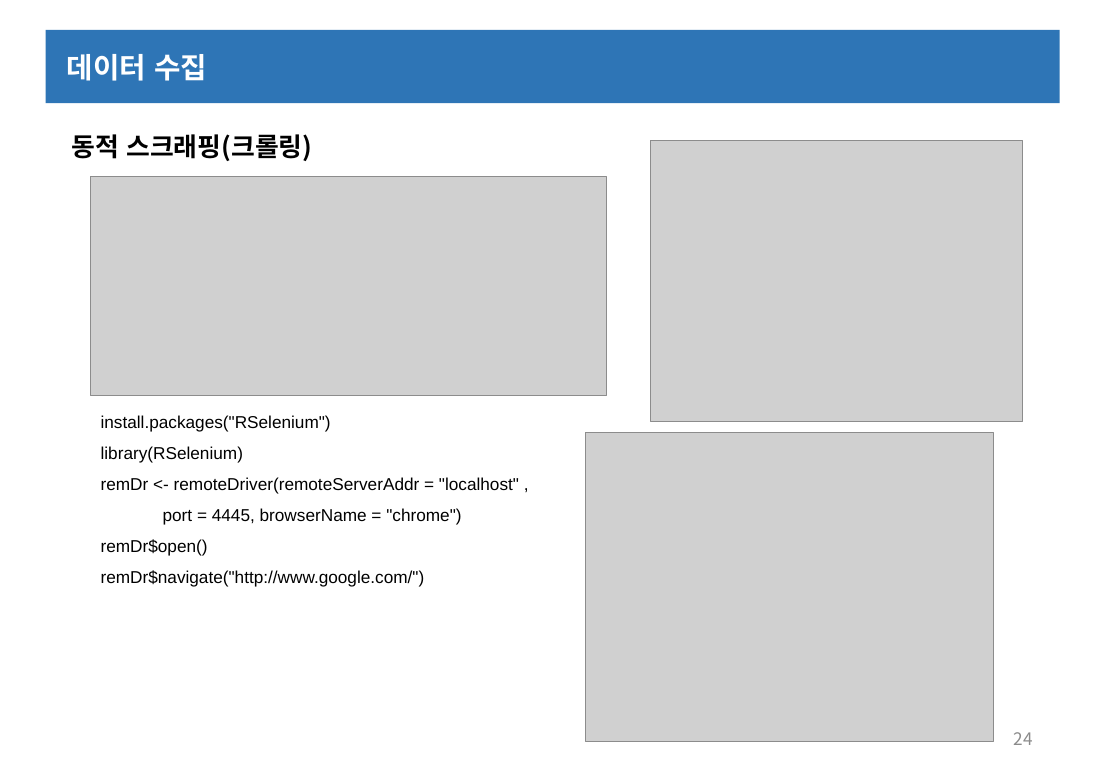
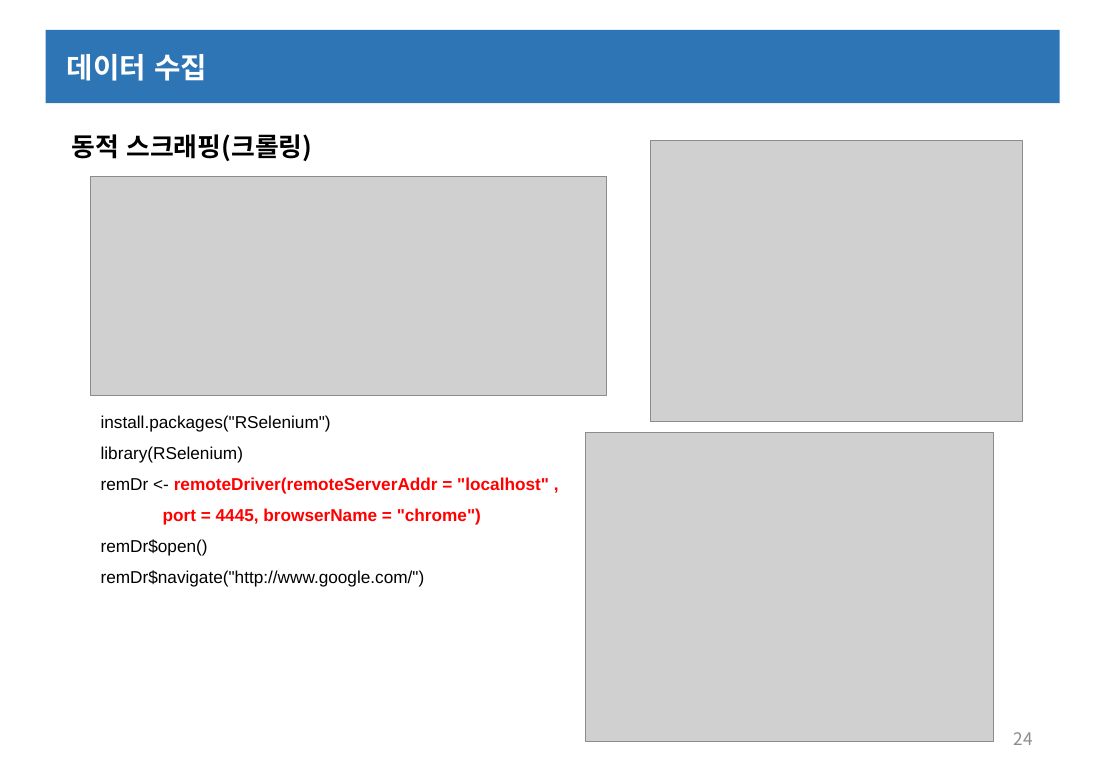
Before and after one commit to minyoungkimm/R, a slide deck: slide 24 of 9월17일/R데이터수집(동적&정적).pptx. Drawn at 1120x775 pixels with LibreOffice and Linux fonts; fonts in the diff are those of the drawing; grey boxes stand for pictures. Boxes give left, top, right and bottom in pixels: in the first picture for what was removed or moved away, otherwise in the second. Text is boxed around its words. In the diff, an @@ line names an element or a change of style, - is before the commit and + after.

```diff
--- a/9월17일/R데이터수집(동적&정적).pptx
+++ b/9월17일/R데이터수집(동적&정적).pptx
@@ text at [101, 477, 549, 525]: text colour #000000 to #FF0000, bold on in "remoteDriver(remoteServerAddr = "localhost" ,", "port = 4445, browserName = "chrome")" @@
```
Also in this commit, not shown: 2 other slides changed, 7 other files.
